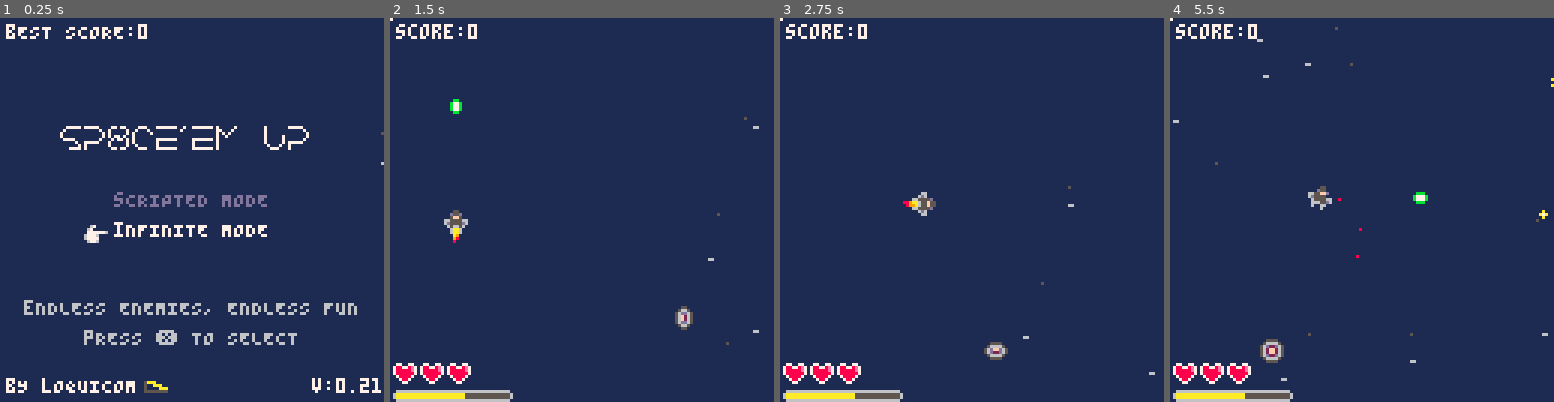
Above: before the commit, frames 1-4 (left to right).
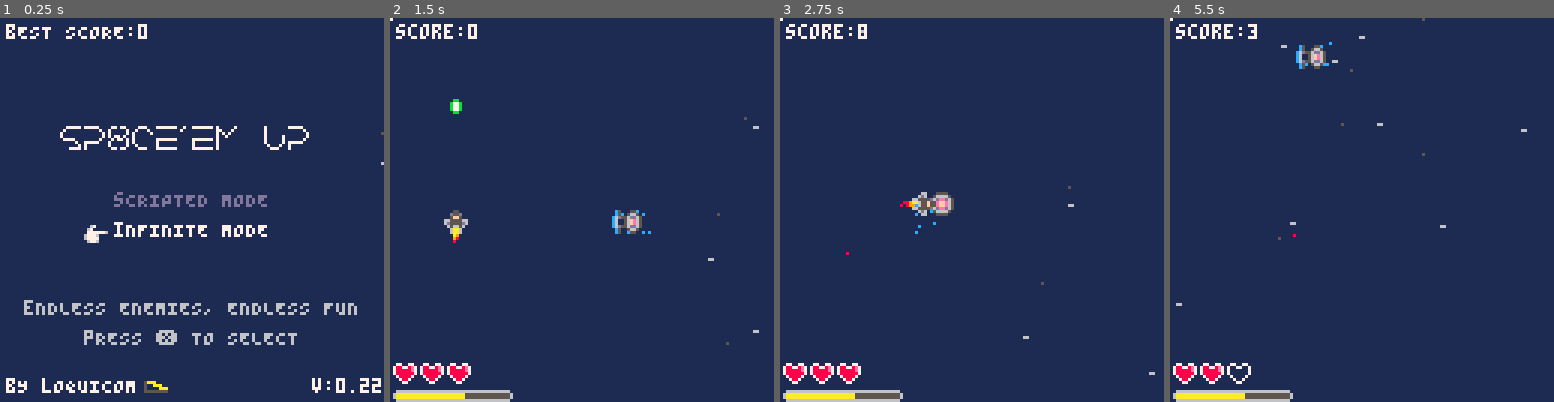
Above: after the commit, the same moments.

Repository: Loquicom/pico-8
Game: PICO-8 cartridge games/sp8ce-em-up.p8
The game is run twice, just before and just after one commit, with the same random seed, the same clock (stepped at 60 frames per second) and the same inputs.
Inputs:
- Up to frame 1 (0.25 s): no input
- Up to frame 2 (1.5 s): tap X (X key) at 0.33, 1.07 s; tap O (Z key) at 0.7 s
- Up to frame 3 (2.75 s): hold Right 1.6-2.1 s; tap O (Z key) at 1.7, 2.1, 2.5 s; tap X (X key) at 1.85 s; hold Up 2.15-2.42 s; hold Right from 2.47 s (still down)
- Up to frame 4 (5.5 s): tap O (Z key) every 0.4 s from 2.9 to 5.3 s; tap X (X key) at 2.97, 4.08, 5.2 s; release Right at 3.03 s; hold Left 3.08-3.58 s; hold Down 3.63-3.97 s; hold Right 4.02-4.68 s; hold Up 4.73-5.03 s; hold Left from 5.08 s (still down)

The runs differ from the first frame. In frame 1, less than 0.1% of the frame differs, in the area x 96-100%, y 93-97%; in frame 2, 0.6%; in frame 3, 0.6%; in frame 4, 1.5%, in the area x 0-100%, y 0-95%.

Commit message:
Sp8ce-em-up v22

Diff:
--- a/games/sp8ce-em-up.p8
+++ b/games/sp8ce-em-up.p8
@@ -127,7 +127,7 @@
 
 function init_constant()
 	cst = {
-		version = "0.21",
+		version = "0.22",
 		player = {
 			speed = {
 				base = 2,
@@ -316,13 +316,9 @@
 		sprite = cst.player.sprt.base[1],
 		speed = cst.player.speed.base,
 		power = 0, -- 0 = simple, 1 = big, 2 = big + simple diag, 3 = big + big diag, 4+ = more speed and less cd ?
-		thruster = {
-			animation = animate(cst.player.thruster.sprt.base, cst.player.thruster.duration, 12, 64),
-			particles = {}
-		},
+		thruster = animate(cst.player.thruster.sprt.base, cst.player.thruster.duration, 12, 64),
 		timers = {
-			bullet = timer(cst.player.bullet.timer, false),
-			thruster = timer(cst.player.thruster.duration, true, _thruster_timer)
+			bullet = timer(cst.player.bullet.timer, false)
 		},
 		bullets = {}
 	}
@@ -333,16 +329,17 @@
 	move_player()
 	action_player()
 	update_bullets()
+	--Thruster particle
+	if (random(64) == 8) then
+		local info = rotate_thruster_info()
+		particle(player.x+info.offset.x, player.y+info.offset.y, random(8,4), 1, {x=info.x, y=info.y}, 8, nil, cst.player.thruster.duration)
+	end
 end
 
 function draw_player()
 	-- Bullets
 	for bullet in all(player.bullets) do
 		spr(bullet.sprite, bullet.x, bullet.y, 1, 1, false, bullet.inv)
-	end
-	-- Thruster particle
-	for particle in all(player.thruster.particles) do
-		pset(particle.x, particle.y, 8)
 	end
 	-- Player
 	if (player.show) spr(player.sprite, player.x, player.y)
@@ -357,11 +354,10 @@
 	-- Death effect
 	explosion(player.x + 4, player.y + 4, {radius=4,duration=rnd(30)+60,number=18})
 	shake()
+	sfx(6)
 	-- Remove player
 	player.show = false
-	player.thruster.animation.show = false
-	player.thruster.particles = {}
-	timer_stop(player.timers.thruster)
+	player.thruster.show = false
 	player.life = -1
 	player.x = 400
 	player.y = 400
@@ -408,8 +404,8 @@
 	if (player.y > border.down.cond) player.y = border.down.to
 	if (player.y < border.up.cond) player.y = border.up.to
 	-- Set thruster position
-	player.thruster.animation.x = player.x + info.offset.x
-	player.thruster.animation.y = player.y + info.offset.y
+	player.thruster.x = player.x + info.offset.x
+	player.thruster.y = player.y + info.offset.y
 end
 
 function action_player()
@@ -431,6 +427,7 @@
 			add(player.bullets, {x=player.x+info.offset.diag2.x, y=player.y+info.offset.diag2.y, speed=info.speed.diag2, sprite=sprite,inv=false})
 		end
 		timer_restart(player.timers.bullet)
+		sfx(4)
 	end
 	-- Rotate
 	if (btnp(4)) rotate()
@@ -451,17 +448,6 @@
 end
 
 --- === Timers === ---
-
-function _thruster_timer()
-	local info = rotate_thruster_info()
-	for particle in all(player.thruster.particles) do
-		particle.x += info.x
-		particle.y += info.y
-		particle.time += 1
-		if (particle.time >= particle.duration) del(player.thruster.particles, particle)
-	end
-	if (random(8) == 8) add(player.thruster.particles, {x=player.x+info.offset.x, y=player.y+info.offset.y, duration=random(8,4), time=0})
-end
 
 function _delayed_explosion(params)
 	explosion(params.x, params.y)
@@ -488,6 +474,7 @@
 			player.score += enemy.type
 			enemies.kill[enemy.type] += 1
 			explosion(enemy.x+4, enemy.y+4)
+			sfx(2)
 			timer(5, false, spawn_collectible, {x=enemy.x, y=enemy.y})
 			timer(random(150,30), false, _respawn_enemy, enemy.type)
 		end
@@ -504,6 +491,12 @@
 			timer(random(150,30), false, _respawn_enemy, enemy.type)
 		end
 		collision_spaceship(enemy)
+		-- Shield particle
+		if ((enemy.shield.left or enemy.shield.down) and random(64) != 8) then
+			local info = {x=-1, y=0, offset={x=-4,y=random(7)}}
+			if (enemy.shield.down) info = {x=0, y=1, offset={x=random(7),y=11}}
+			particle(enemy.x+info.offset.x, enemy.y+info.offset.y, random(2,1), 1, {x=info.x, y=info.y}, 12, nil, 4)
+		end
 	end
 	-- Bullets
 	for bullet in all(enemies.bullets) do
@@ -540,7 +533,7 @@
 		sprite = cst.enemy[type].sprt,
 		show = true,
 		shield = {
-			left = false,
+			left = true,
 			down = false
 		}
 	}
@@ -558,7 +551,7 @@
 function manage_enemy()
 	-- Spawn first ennemy
 	if (enemies.spawn[1] == 0) then
-		spawn_enemy(1, 128, random(80,40))
+		spawn_enemy(3, 128, random(80,40))
 		enemies.spawn[1] += 1
 	-- When type3 is killed 5 time decread fire cd
 	elseif (enemies.kill[3] != 0 and enemies.kill[3] % 2 == 0) then
@@ -617,6 +610,7 @@
 	add(enemies.bullets, {x=enemy.x,y=enemy.y,speedX=-1,speedY=1,sprite=96})
 	add(enemies.bullets, {x=enemy.x,y=enemy.y,speedX=1,speedY=-1,sprite=96})
 	add(enemies.bullets, {x=enemy.x,y=enemy.y,speedX=-1,speedY=-1,sprite=98})
+	sfx(5)
 end
 
 function _fire_enemy3(enemy)
@@ -629,6 +623,7 @@
 		if (player.x < enemy.x) x = -1
 		add(enemies.bullets, {x=enemy.x,y=enemy.y,speedX=x,speedY=0,sprite=80})
 	end
+	sfx(5)
 end
 
 function _respawn_enemy(type)
@@ -645,7 +640,9 @@
 
 function update_collectible()
 	for collectible in all(collectibles) do
-		collectible.x -= cst.collectible.speed -- TODO gestion rotation
+		local info = rotate_collectible_info()
+		collectible.x += info.x
+		collectible.y += info.y
 		-- Collision
 		collision_collectible(collectible)
 		-- Outside the map
@@ -699,6 +696,8 @@
 				-- Do damage
 				enemy.life -= player_bullet_damage(bullet)
 				timer(4, true, _blink_enemy, {cpt=0,enemy=enemy})
+			else
+				sfx(8)
 			end
 			del(player.bullets, bullet)
 		end
@@ -712,6 +711,7 @@
 		player.invincible = true
 		timer(4, true, _blink_player, {cpt=0,enemy=enemy})
 		del(enemies.bullets, bullet)
+		if (player.life > 0) sfx(2)
 	end
 end
 
@@ -733,6 +733,7 @@
 		if (collectible.sprite == cst.collectible.sprt.speed) player.speed += .1
 		if (collectible.sprite == cst.collectible.sprt.score) player.score += 8
 		del(collectibles, collectible)
+		sfx(7)
 	end
 end
 
@@ -753,7 +754,7 @@
 	if (params.cpt < 6) then
 		params.cpt += 1
 		player.show = not player.show
-		player.thruster.animation.show = not player.thruster.animation.show
+		player.thruster.show = not player.thruster.show
 	else
 		player.invincible = false
 		timer_stop(timer)
@@ -917,6 +918,7 @@
 	bomb.y = player.y + 4
 	bomb.timer = timer(6, true, _bomb_color)
 	player.energy = 0
+	sfx(3)
 end
 
 function _bomb_color()
@@ -939,13 +941,13 @@
 	rotation = not rotation
 	-- Player animation
 	player.show = false
-	player.thruster.animation.show = false
+	player.thruster.show = false
 	local sprites = cst.player.rotate.sprt.fw
 	if (not rotation) sprites = cst.player.rotate.sprt.bw
 	animate(sprites, cst.player.rotate.duration, player.x, player.y, false, _rotate_player_animation)
 	-- Change animation sprites
-	player.thruster.animation.sprites = cst.player.thruster.sprt.base
-	if (rotation) player.thruster.animation.sprites = cst.player.thruster.sprt.rota
+	player.thruster.sprites = cst.player.thruster.sprt.base
+	if (rotation) player.thruster.sprites = cst.player.thruster.sprt.rota
 end
 
 function rotate_player_info(btn)
@@ -1047,7 +1049,7 @@
 	local move = 0
 	if (rotation) then
 		if (y < 8) move = speed
-		diffx = limit(diffX, speed)
+		diffX = limit(diffX, speed)
 		if (diffX < 0) sprite = cst.enemy[3].sprt + 3
 		if (diffX > 0) sprite = cst.enemy[3].sprt + 4
 		return {x=diffX, y=move, sprite=sprite}
@@ -1069,9 +1071,14 @@
 	return {{x=0,y=2}, {x=7,y=5}}
 end
 
+function rotate_collectible_info()
+	if (rotation) return {x=0, y=1}
+	return {x=-1, y=0}
+end
+
 function _rotate_player_animation()
 	player.show = true
-	player.thruster.animation.show = true
+	player.thruster.show = true
 end
 
 -->8
@@ -1172,7 +1179,12 @@
 	end
 end
 
-function particle(x, y, duration, radius, move, physics, colors)
+function particle(x, y, duration, radius, move, colors, physics, refresh)
+	-- Default value
+	if (type(colors) != "table") colors = {colors}
+	physics = physics or {}
+	refresh = refresh or 1
+	-- Create particle
 	local particle = {
 		time = 0,
 		duration = duration,
@@ -1185,7 +1197,7 @@
 		colors = colors
 	}
 	add(particles, particle)
-	timer(1, true, _particle, particle)
+	timer(refresh, true, _particle, particle)
 end
 
 function _particle(particle, timer)
@@ -1197,8 +1209,10 @@
 	end
 
 	-- Set color depending on life of the particle
-	local divider = particle.duration / #particle.colors
-	particle.color = particle.colors[flr(particle.time/divider)+1]
+	if (#particle.colors > 1) then
+		local divider = particle.duration / #particle.colors
+		particle.color = particle.colors[flr(particle.time/divider)+1]
+	end
 
 	-- Set physics effect
 	if (particle.physics.gravity) particle.move.y += 0.5
@@ -1224,12 +1238,10 @@
 			params.duration,
 			params.radius,
 			{x=rnd(2)-1, y=rnd(2)-1},
-			{reduce=true},
-			{10,7,6,6,5}
+			{10,7,6,6,5},
+			{reduce=true}
 		)
 	end
-	-- Sound
-	sfx(2)
 end
 
 -->8
Not shown, changed: the sound effects (__sfx__) section of games/sp8ce-em-up.p8
